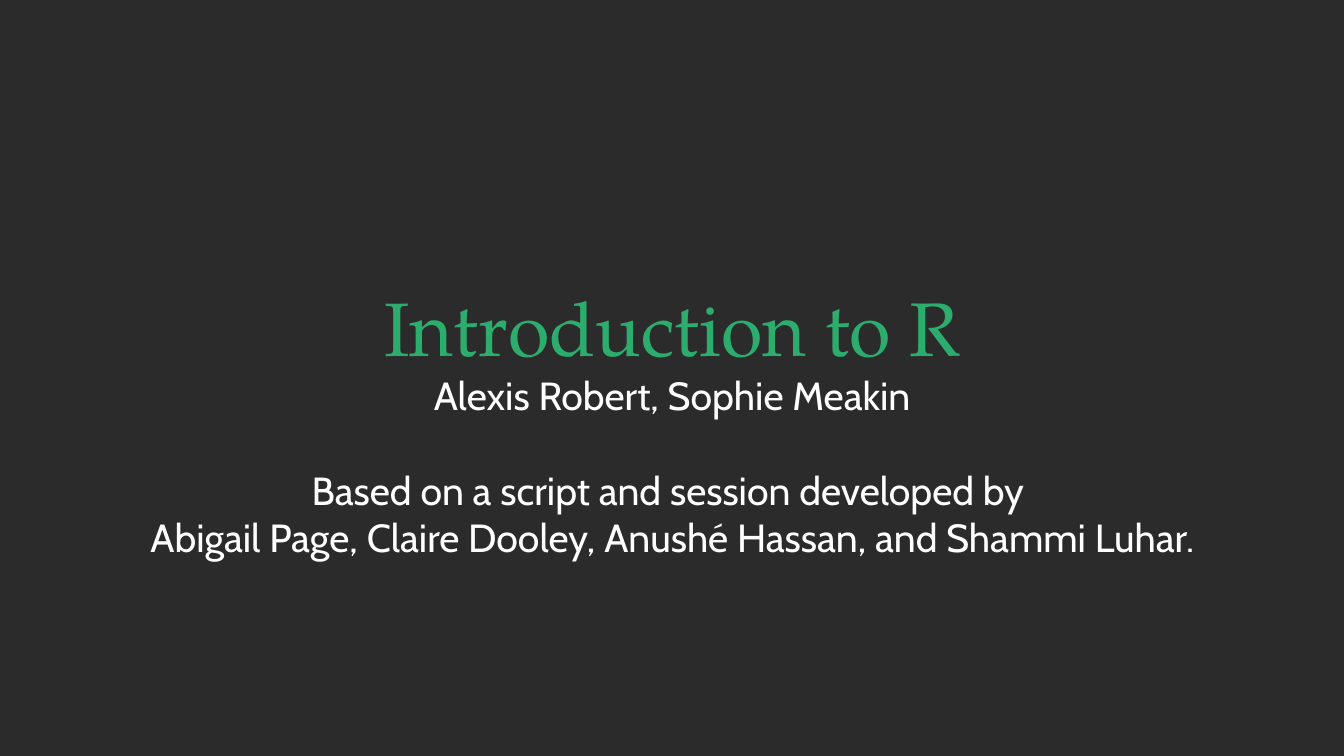
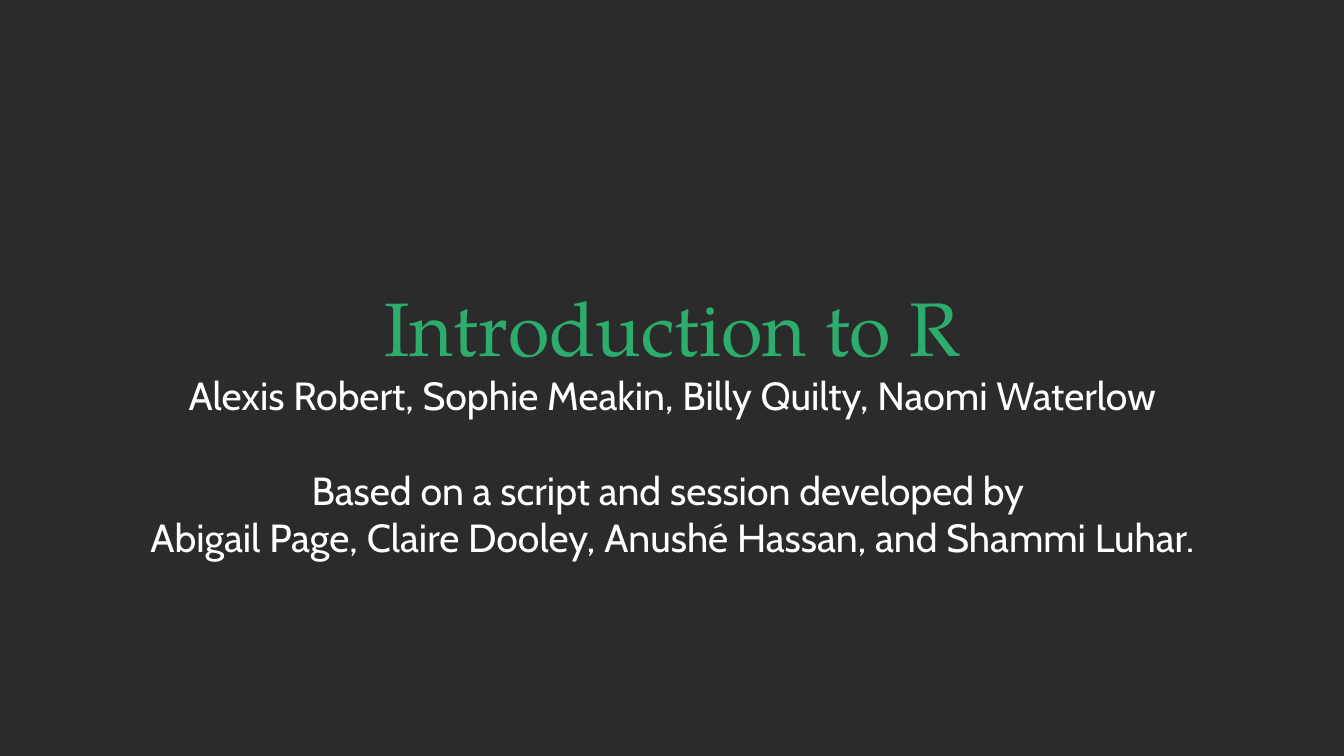
Before and after one commit to alxsrobert/intro_to_R_2022, a slide deck: slide 1 of session_2/SLIDES_introduction_to_R_2.pptx. Drawn at 1344x756 pixels with LibreOffice and Linux fonts; fonts in the diff are those of the drawing; background and template pictures are left out; a plain dark background stands for a picture behind light text. Boxes give left, top, right and bottom in pixels: in the first picture for what was removed or moved away, otherwise in the second. Text is boxed around its words. In the diff, an @@ line names an element or a change of style, - is before the commit and + after.

```diff
--- a/session_2/SLIDES_introduction_to_R_2.pptx
+++ b/session_2/SLIDES_introduction_to_R_2.pptx
@@ text at bbox=[189, 380, 1155, 420]: text changed @@
-Alexis Robert, Sophie Meakin
+Alexis Robert, Sophie Meakin, Billy Quilty, Naomi Waterlow
```
Also in this commit, not shown: 2 other slides changed, 1 slide added.
